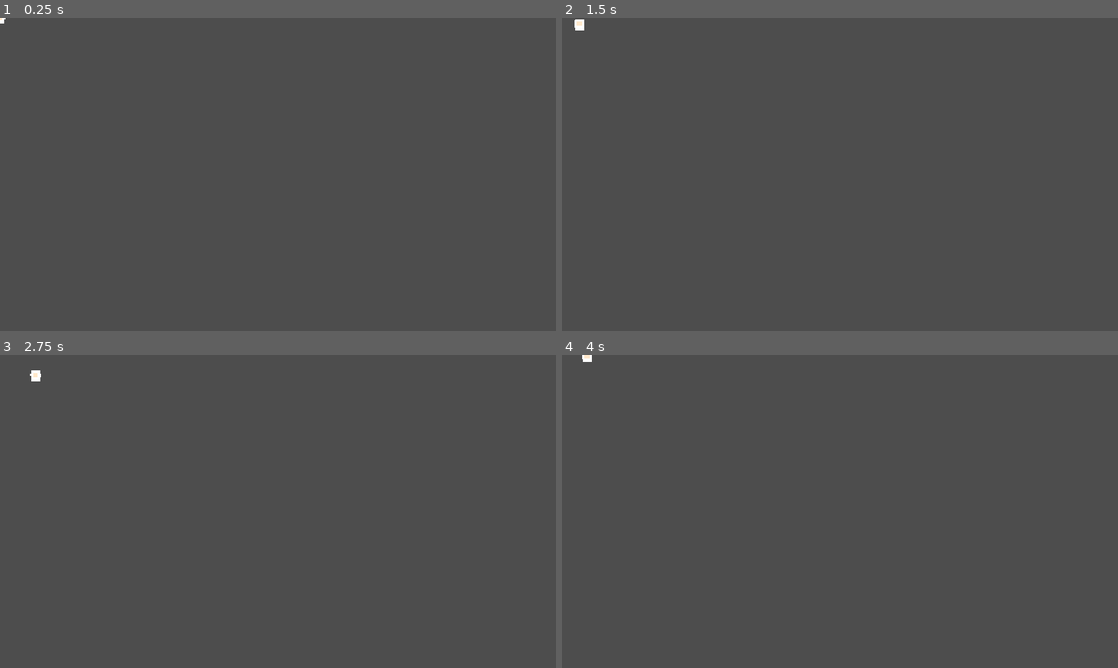
Above: before the commit, frames 1-4 (two rows, left to right).
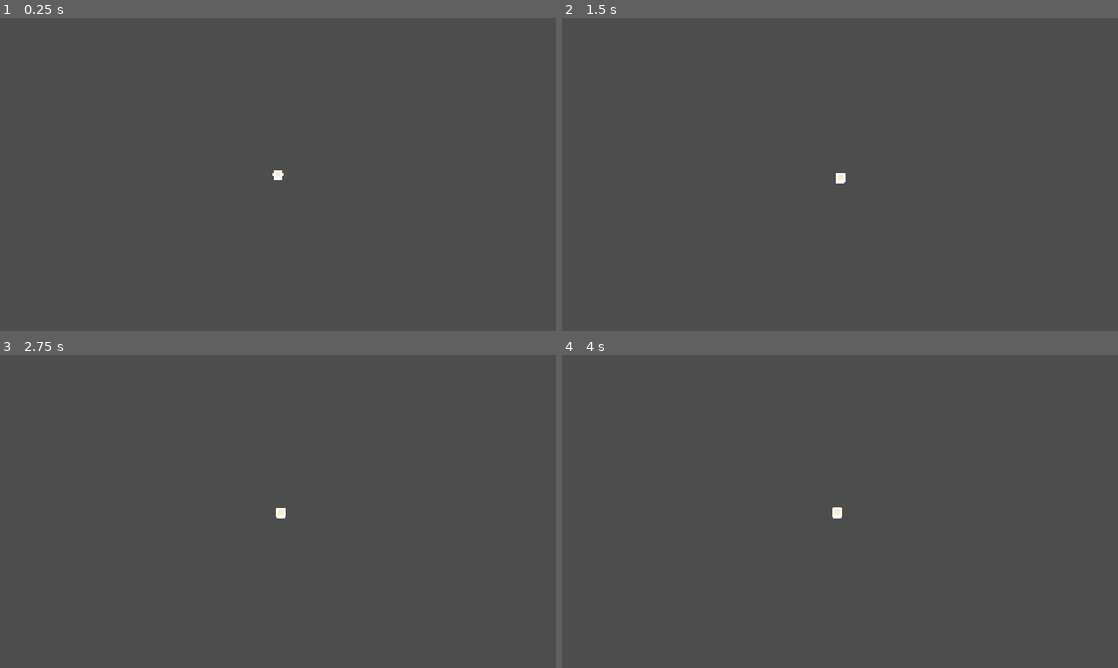
Above: after the commit, the same moments.

Repository: xuehaowen/Awakening
Game: Godot game, scene res://scenes/entities/Player.tscn
Two runs of this game, one before a commit and one after it. Both use one fixed random seed, a clock stepped at 60 frames per second and the inputs below. This scene is started directly instead of the project's main scene.
Inputs:
- Up to frame 1 (0.25 s): no input
- Up to frame 2 (1.5 s): tap Enter (ui_accept) at 0.5, 0.77 s; hold D (move_right) 0.53-1.28 s; hold E (interact) 0.53-1.28 s; hold S (move_down) from 1.28 s (still down); tap M (open_memory) at 1.35 s
- Up to frame 3 (2.75 s): tap Enter (ui_accept) at 1.52, 2 s; release S (move_down) at 2.03 s; hold D (move_right) from 2.03 s (still down); hold Shift (override_decrypt) from 2.03 s (still down)
- Up to frame 4 (4 s): release D (move_right) at 2.78 s; release Shift (override_decrypt) at 2.78 s; hold W (move_up) 2.78-3.53 s; tap Ctrl (override_smooth) at 2.85 s; tap Enter (ui_accept) at 3.02, 3.5, 3.77 s; hold A (move_left) from 3.53 s (still down); tap 1 at 3.6 s

The runs differ from the first frame. In frame 1, less than 0.1% of the frame differs, in the area x 0-51%, y 0-52%; in frame 2, 0.1%, in the area x 2-51%, y 0-53%; in frame 3, 0.1%; in frame 4, 0.1%.

Commit message:
feat(transitions): add screen transitions and camera shake
Add ScreenTransition system with fade_in/fade_out/fade_to_scene methods
for smooth scene transitions.

Add CameraShake with trauma-based shake system:
- Shakes on deviation danger, game over, bad task performance
- Smooth noise-based movement with decay
- Auto-connects to Blackboard and TaskManager signals

Both systems use Tween for smooth animations.

Diff:
--- a/scenes/entities/Player.tscn
+++ b/scenes/entities/Player.tscn
@@ -1,8 +1,9 @@
-[gd_scene load_steps=6 format=3]
+[gd_scene load_steps=7 format=3]
 
 [ext_resource type="Script" path="res://scripts/player/PlayerController.gd" id="1_player"]
 [ext_resource type="Script" path="res://scripts/player/CPUManager.gd" id="2_cpu"]
 [ext_resource type="Script" path="res://scripts/player/DeviationTracker.gd" id="3_dev"]
+[ext_resource type="Script" path="res://scripts/player/CameraShake.gd" id="4_cam"]
 
 [sub_resource type="Shader" id="jitter_shader"]
 code = "
@@ -92,3 +93,8 @@
 
 [node name="CollisionShape2D" type="CollisionShape2D" parent="ScanArea"]
 shape = SubResource("scan_shape")
+
+[node name="Camera2D" type="Camera2D" parent="."]
+position_smoothing_enabled = true
+position_smoothing_speed = 8.0
+script = ExtResource("4_cam")
--- /dev/null
+++ b/scenes/ui/ScreenTransition.tscn
@@ -0,0 +1,17 @@
+[gd_scene load_steps=2 format=3]
+
+[ext_resource type="Script" path="res://scripts/ui/ScreenTransition.gd" id="1_st"]
+
+[node name="ScreenTransition" type="CanvasLayer"]
+layer = 100
+script = ExtResource("1_st")
+
+[node name="FadeRect" type="ColorRect" parent="."]
+anchors_preset = 15
+anchor_right = 1.0
+anchor_bottom = 1.0
+offset_right = 1280.0
+offset_bottom = 720.0
+grow_horizontal = 2
+grow_vertical = 2
+color = Color(0, 0, 0, 1)
--- /dev/null
+++ b/scripts/player/CameraShake.gd
@@ -0,0 +1,77 @@
+extends Camera2D
+
+# CameraShake - Trauma-based camera shake system
+# Based on classic game dev pattern: trauma decays, shake = trauma^2
+
+@export var max_offset: Vector2 = Vector2(20, 15)
+@export var max_rotation: float = 5.0
+@export var trauma_decay: float = 1.5  # How fast trauma fades
+@export var noise_speed: float = 10.0
+
+var trauma: float = 0.0  # 0.0 to 1.0
+var noise: FastNoiseLite
+var time: float = 0.0
+
+func _ready():
+	# Setup noise for smooth random shake
+	noise = FastNoiseLite.new()
+	noise.noise_type = FastNoiseLite.TYPE_SIMPLEX
+	noise.frequency = 0.5
+
+	# Connect to game events
+	Blackboard.deviation_changed.connect(_on_deviation_changed)
+	Blackboard.game_over.connect(_on_game_over)
+	TaskManager.task_completed.connect(_on_task_completed)
+
+func _process(delta):
+	if trauma > 0:
+		# Decay trauma over time
+		trauma = max(trauma - trauma_decay * delta, 0.0)
+
+		# Calculate shake intensity (trauma squared for non-linear falloff)
+		var shake = trauma * trauma
+
+		# Advance noise time
+		time += delta * noise_speed
+
+		# Apply offset using noise
+		offset.x = noise.get_noise_1d(time) * max_offset.x * shake
+		offset.y = noise.get_noise_1d(time + 1000) * max_offset.y * shake
+		rotation_degrees = noise.get_noise_1d(time + 2000) * max_rotation * shake
+	else:
+		# Reset when no trauma
+		offset = Vector2.ZERO
+		rotation_degrees = 0.0
+
+func add_trauma(amount: float) -> void:
+	"""Add trauma (0.0 to 1.0 scale)"""
+	trauma = min(trauma + amount, 1.0)
+
+func shake(intensity: float, duration: float = 0.5) -> void:
+	"""One-shot shake with specified intensity and duration"""
+	add_trauma(intensity)
+
+	# If duration specified, we could use a timer, but for now
+	# we let natural decay handle it
+
+func _on_deviation_changed(new_deviation: float, delta: float) -> void:
+	# Small shake when entering danger zones
+	if new_deviation > 70 and delta > 0:
+		add_trauma(0.1)  # Light shake on suspicion rise
+	elif new_deviation > 85:
+		add_trauma(0.2)  # Medium shake near critical
+
+func _on_game_over(reason: String, message: String) -> void:
+	# Big shake on game over
+	add_trauma(0.8)
+
+func _on_task_completed(task: Dictionary, result: Dictionary) -> void:
+	# Shake based on task result
+	var reason = result.get("reason", "")
+	match reason:
+		"TOO_FAST", "TOO_SLOW":
+			add_trauma(0.3)  # Bad performance = noticeable shake
+		"FAST", "SLOW":
+			add_trauma(0.15)  # Warning zone = light shake
+		_:
+			add_trauma(0.05)  # Safe = tiny celebratory shake
--- /dev/null
+++ b/scripts/ui/ScreenTransition.gd
@@ -0,0 +1,64 @@
+extends CanvasLayer
+
+# ScreenTransition - Fade overlay for scene and phase transitions
+# Usage: ScreenTransition.fade_out(0.3), then fade_in when ready
+
+@onready var fade_rect: ColorRect = $FadeRect
+
+signal transition_completed
+
+var is_transitioning: bool = false
+
+func _ready():
+	# Ensure we start fully transparent
+	fade_rect.modulate.a = 0.0
+	layer = 100  # Always on top
+
+func fade_in(duration: float = 0.5) -> void:
+	"""Fade from black to transparent (scene becomes visible)"""
+	if is_transitioning:
+		return
+	is_transitioning = true
+
+	var tween = get_tree().create_tween()
+	tween.set_pause_mode(Tween.TWEEN_PAUSE_PROCESS)
+	tween.tween_property(fade_rect, "modulate:a", 0.0, duration)
+	tween.finished.connect(_on_transition_complete)
+
+func fade_out(duration: float = 0.5) -> void:
+	"""Fade from transparent to black (scene becomes hidden)"""
+	if is_transitioning:
+		return
+	is_transitioning = true
+
+	var tween = get_tree().create_tween()
+	tween.set_pause_mode(Tween.TWEEN_PAUSE_PROCESS)
+	tween.tween_property(fade_rect, "modulate:a", 1.0, duration)
+	tween.finished.connect(_on_transition_complete)
+
+func fade_to_scene(scene_path: String, fade_duration: float = 0.5) -> void:
+	"""Fade out, change scene, fade in"""
+	if is_transitioning:
+		return
+
+	fade_out(fade_duration)
+	await transition_completed
+
+	get_tree().change_scene_to_file(scene_path)
+
+	# Small delay to let scene load
+	await get_tree().create_timer(0.1).timeout
+	fade_in(fade_duration)
+
+func quick_flash(color: Color = Color.BLACK, duration: float = 0.1) -> void:
+	"""Quick flash effect for emphasis"""
+	fade_rect.color = color
+	fade_out(duration * 0.5)
+	await transition_completed
+	fade_in(duration * 0.5)
+	await transition_completed
+	fade_rect.color = Color.BLACK  # Reset
+
+func _on_transition_complete() -> void:
+	is_transitioning = false
+	transition_completed.emit()
